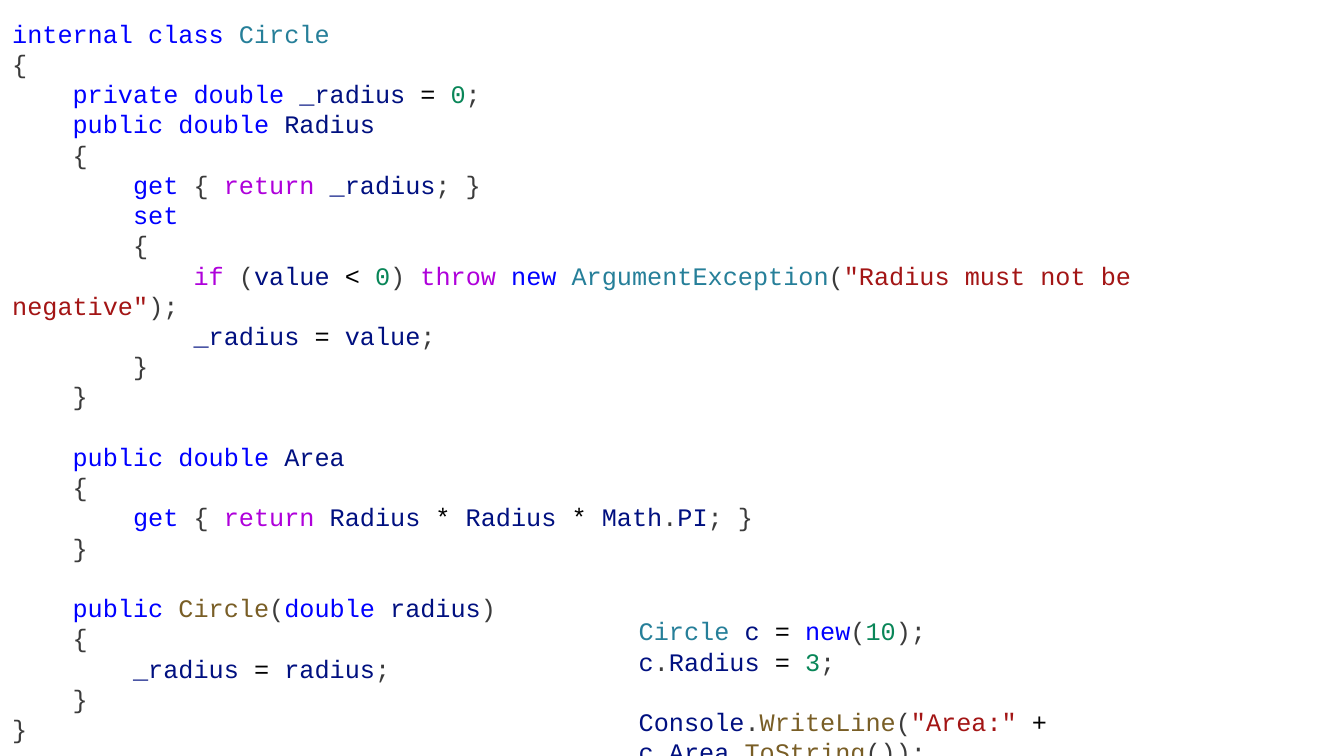
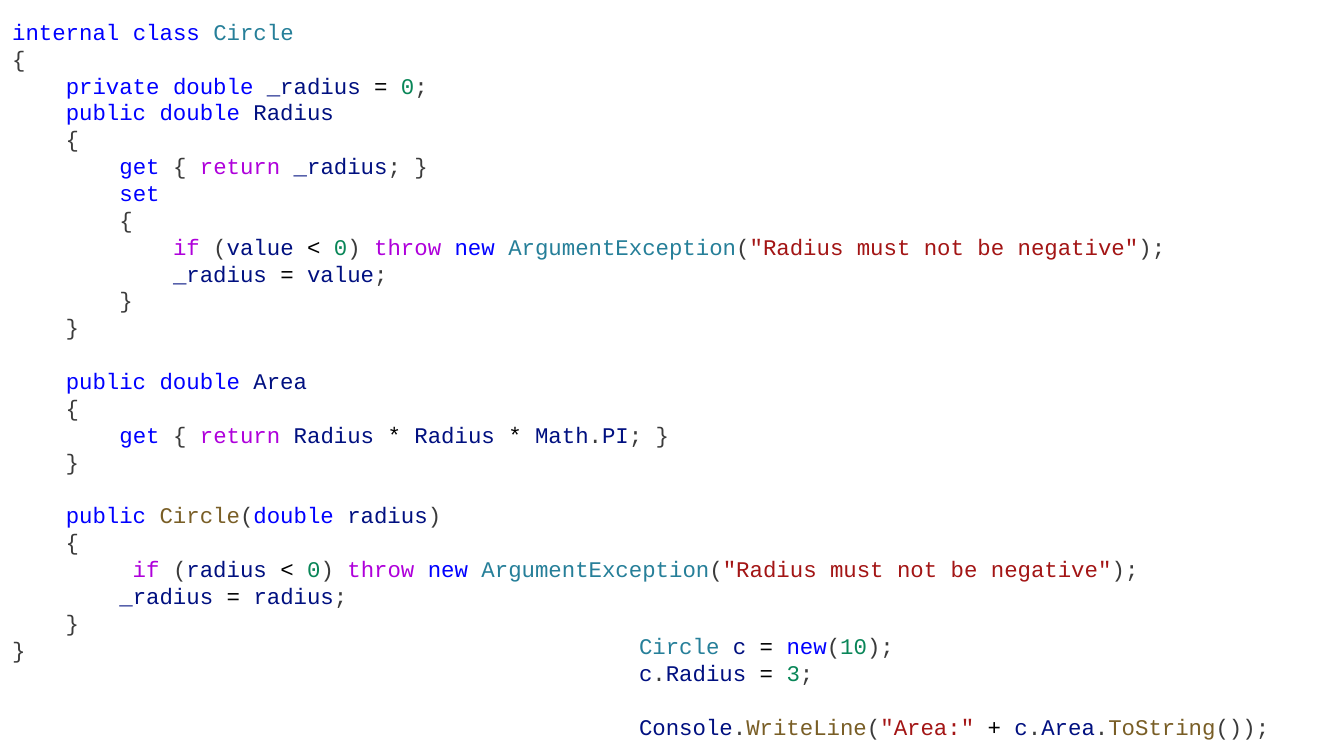
Before and after one commit to alexey-malov/oop, a slide deck: slide 53 of lectures/02/Основы ООП.pptx (slide 52 before the commit). Drawn at 1344x756 pixels with LibreOffice and Linux fonts; fonts in the diff are those of the drawing. Boxes give left, top, right and bottom in pixels: in the first picture for what was removed or moved away, otherwise in the second. Text is boxed around its words. In the diff, an @@ line names an element or a change of style, - is before the commit and + after.

```diff
--- a/lectures/02/Основы ООП.pptx
+++ b/lectures/02/Основы ООП.pptx
@@ text at box(12, 24, 1166, 608): size 18 to 16 pt in "internal class Circle", "{", "private double _radius = 0;", "public double Radius" and 17 more places @@
@@ text at box(133, 561, 1139, 582): paragraph added @@
+if (radius < 0) throw new ArgumentException("Radius must not be negative");
@@ text "Circle c = new(10);": place and size @@
-text "Circle c = new(10);" at box(639, 622, 1017, 737)
+text "Circle c = new(10);" at box(639, 638, 1269, 740)
@@ text "Circle c = new(10);" at box(639, 638, 1269, 740): size 18 to 16 pt @@
```
Also in this commit, not shown: 8 other slides changed, 3 slides added, 7 slides removed, 4 other files.
